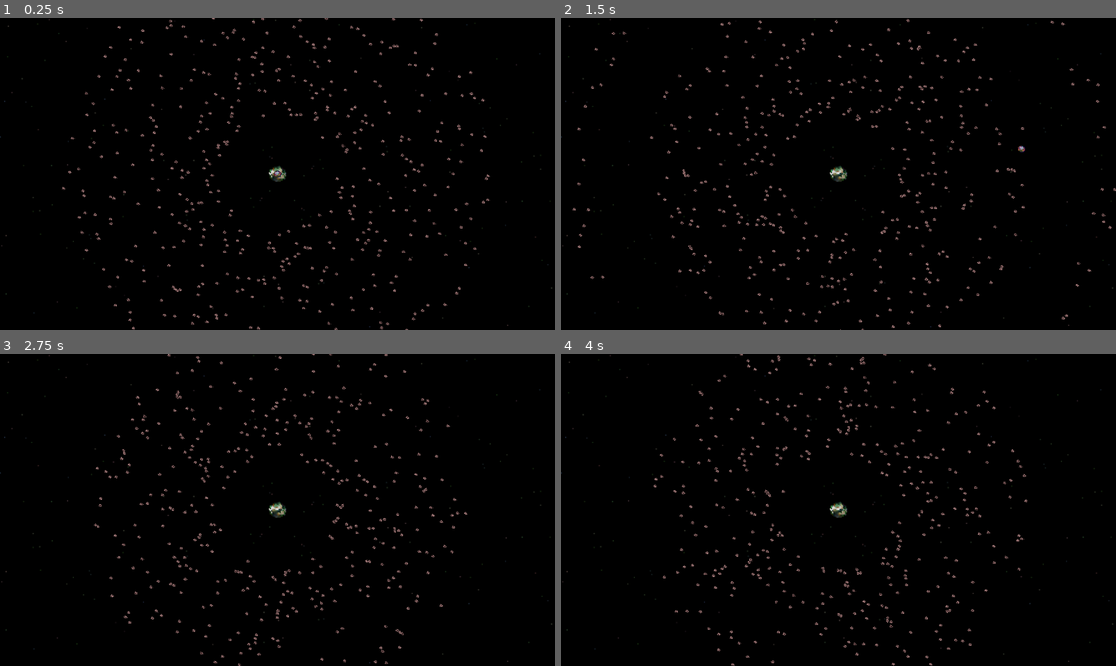
Above: before the commit, frames 1-4 (two rows, left to right).
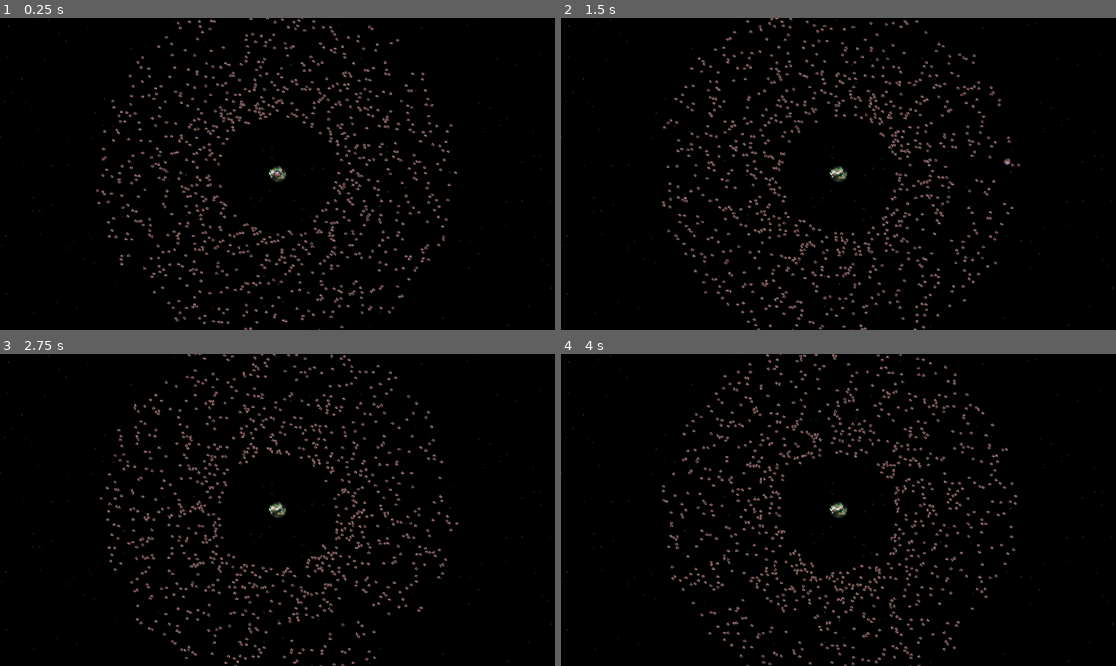
Above: after the commit, the same moments.

Repository: rkmoon/project-space-balls
Game: Godot game, scene res://Scenes/test_scene.tscn
Two runs of this game, one before a commit and one after it. Both use one fixed random seed, a clock stepped at 60 frames per second and the inputs below. The project has no main scene, so this scene is started directly.
Inputs (mouse positions are in pixels of both pictures, inside the frame that each line leads up to):
- Up to frame 1 (0.25 s): no input
- Up to frame 2 (1.5 s): move the mouse to (960, 158) at 0.52 s; press the mouse at (960, 158) at 0.53 s; move the mouse to (727, 189) at 1.27 s; release the mouse at (727, 189) at 1.28 s; click (727, 189) at 1.35 s
- Up to frame 3 (2.75 s): move the mouse to (333, 441) at 2.02 s; press the mouse at (333, 441) at 2.03 s
- Up to frame 4 (4 s): move the mouse to (810, 572) at 2.77 s; release the mouse at (810, 572) at 2.78 s; click (810, 572) at 2.85 s; move the mouse to (1005, 556) at 3.52 s; press the mouse at (1005, 556) at 3.53 s

The runs differ from the first frame. In frame 1, 6.0% of the frame differs, in the area x 11-89%, y 0-100%; in frame 2, 5.9%; in frame 3, 5.7%; in frame 4, 5.7%.
Error after the commit: Invalid access to property or key 'global_position' on a base object of type 'null instance'. (res://Scenes/Player/player_object.gd:78)

Commit message:
Restructured Project and added Area2D to player

Diff:
--- /dev/null
+++ b/Scenes/Gravity/gravity.tscn
@@ -0,0 +1,16 @@
+[gd_scene load_steps=2 format=3 uid="uid://q2gs7l2sk2ih"]
+
+[sub_resource type="CircleShape2D" id="CircleShape2D_n14np"]
+radius = 263.321
+
+[node name="Gravity" type="Area2D"]
+gravity_space_override = 2
+gravity_point = true
+gravity = 100.0
+linear_damp_space_override = 2
+linear_damp = 0.0
+angular_damp_space_override = 2
+angular_damp = 0.0
+
+[node name="CollisionShape2D" type="CollisionShape2D" parent="."]
+shape = SubResource("CircleShape2D_n14np")
--- a/Scenes/Objects/space_object.tscn
+++ b/Scenes/Objects/space_object.tscn
@@ -11,6 +11,9 @@
 radius = 2.0
 
 [node name="SpaceObject" type="RigidBody2D"]
+continuous_cd = 2
+contact_monitor = true
+max_contacts_reported = 10
 script = ExtResource("1_sajwa")
 
 [node name="Sprite2D" type="Sprite2D" parent="."]
--- a/planet.gd
+++ b/Scenes/Player/player_object.gd
@@ -10,11 +10,13 @@
 var has_fired: bool = false
 var trajectory_points: Array = []
 var target_scale = Vector2(1,1)
+var target_mass : float
 
 func _ready() -> void:
 	freeze = true
 	connect("body_entered", _on_body_entered)
 	target_scale = scale
+	target_mass = mass
 
 
 func _input(event: InputEvent) -> void:
@@ -50,6 +52,10 @@
 
 func _integrate_forces(state: PhysicsDirectBodyState2D) -> void:
 	scale = target_scale
+	if mass != target_mass:
+			print(linear_velocity)
+	#mass = target_mass
+
 
 func update_trajectory() -> void:
 	trajectory_points.clear()
@@ -109,10 +115,11 @@
 			absorb_object(body)
 
 
+
 func absorb_object(body: RigidBody2D) -> void:
 	var added_mass = body.mass
-	mass += body.mass
+	target_mass = body.mass + mass
 	var scale_factor = pow((added_mass/mass), 1./3.)
 	body.queue_free()
 	target_scale += Vector2(1,1)
-	print(body.name + ": absorbed. New Mass: " + str(mass) + " New Scale:" + str(target_scale))
+	#print(body.name + ": absorbed. New Mass: " + str(mass) + " New Scale:" + str(target_scale))
--- /dev/null
+++ b/Scenes/Player/player_object.tscn
@@ -0,0 +1,37 @@
+[gd_scene load_steps=6 format=3 uid="uid://b74s7svs8sht1"]
+
+[ext_resource type="Script" path="res://Scenes/Player/player_object.gd" id="1_6y3og"]
+[ext_resource type="Texture2D" uid="uid://6ov0oyw3tycb" path="res://Art/CustomArt/Planets/planets.png" id="2_xmgbw"]
+
+[sub_resource type="CircleShape2D" id="CircleShape2D_shfy3"]
+radius = 5.0
+
+[sub_resource type="AtlasTexture" id="AtlasTexture_d7fra"]
+atlas = ExtResource("2_xmgbw")
+region = Rect2(243, 33, 120, 108)
+
+[sub_resource type="CircleShape2D" id="CircleShape2D_vimak"]
+radius = 9.0
+
+[node name="OrbitingPlanet" type="RigidBody2D" node_paths=PackedStringArray("gravity_node")]
+position = Vector2(-195, 0)
+mass = 1.5
+continuous_cd = 2
+max_contacts_reported = 20
+script = ExtResource("1_6y3og")
+gravity_node = NodePath("")
+color_gradient = Array[Color]([Color(0.849497, 0.18215, 0.807406, 0.5), Color(0.63064, 0.269606, 0.980716, 0.5), Color(0.787546, 0.917811, 0, 1), Color(0, 0, 0.972549, 1), Color(0.636237, 0.380871, 0.790991, 1), Color(0.761895, 0.523715, 0.984957, 1)])
+
+[node name="CollisionShape2D" type="CollisionShape2D" parent="."]
+shape = SubResource("CircleShape2D_shfy3")
+
+[node name="Sprite2D" type="Sprite2D" parent="."]
+scale = Vector2(0.1, 0.1)
+texture = SubResource("AtlasTexture_d7fra")
+
+[node name="Area2D" type="Area2D" parent="."]
+
+[node name="CollisionShape2D" type="CollisionShape2D" parent="Area2D"]
+shape = SubResource("CircleShape2D_vimak")
+
+[connection signal="body_entered" from="Area2D" to="." method="_on_body_entered"]
--- a/Scenes/test_scene.tscn
+++ b/Scenes/test_scene.tscn
@@ -1,9 +1,10 @@
-[gd_scene load_steps=11 format=3 uid="uid://nn17hxc7bwxr"]
+[gd_scene load_steps=9 format=3 uid="uid://nn17hxc7bwxr"]
 
 [ext_resource type="Script" path="res://Scenes/test_scene.gd" id="1_1wq1n"]
-[ext_resource type="Script" path="res://planet.gd" id="2_n62oi"]
 [ext_resource type="Texture2D" uid="uid://6ov0oyw3tycb" path="res://Art/CustomArt/Planets/planets.png" id="3_dt3ex"]
+[ext_resource type="PackedScene" uid="uid://q2gs7l2sk2ih" path="res://Scenes/Gravity/gravity.tscn" id="4_npblm"]
 [ext_resource type="Texture2D" uid="uid://demsi5f1vpu8u" path="res://Art/FreeArt/Backgrounds/spr_stars01.png" id="4_x23fc"]
+[ext_resource type="PackedScene" uid="uid://b74s7svs8sht1" path="res://Scenes/Player/player_object.tscn" id="5_fykwb"]
 [ext_resource type="PackedScene" uid="uid://cwy5oet4toqwy" path="res://Scenes/Objects/space_object.tscn" id="6_c2i12"]
 
 [sub_resource type="CircleShape2D" id="CircleShape2D_sp4ea"]
@@ -13,26 +14,18 @@
 atlas = ExtResource("3_dt3ex")
 region = Rect2(632, 38, 110, 97)
 
-[sub_resource type="CircleShape2D" id="CircleShape2D_n14np"]
-radius = 263.321
-
-[sub_resource type="CircleShape2D" id="CircleShape2D_shfy3"]
-radius = 5.0
-
-[sub_resource type="AtlasTexture" id="AtlasTexture_d7fra"]
-atlas = ExtResource("3_dt3ex")
-region = Rect2(243, 33, 120, 108)
-
 [node name="Node2D" type="Node2D"]
 script = ExtResource("1_1wq1n")
 orbital_object_scene = ExtResource("6_c2i12")
 orbit_radius_min = 80.0
-number_of_orbits = 500
+orbit_radius_max = 250.0
+number_of_orbits = 1000
 
 [node name="Camera2D" type="Camera2D" parent="."]
 zoom = Vector2(1.5, 1.5)
 
 [node name="MiddlePlanet" type="RigidBody2D" parent="."]
+mass = 50.0
 gravity_scale = 0.0
 freeze = true
 
@@ -43,36 +36,9 @@
 scale = Vector2(0.25, 0.25)
 texture = SubResource("AtlasTexture_rejn7")
 
-[node name="Gravity" type="Area2D" parent="MiddlePlanet"]
-gravity_space_override = 2
-gravity_point = true
-gravity = 100.0
-linear_damp_space_override = 2
-linear_damp = 0.0
-angular_damp_space_override = 2
-angular_damp = 0.0
+[node name="Gravity" parent="MiddlePlanet" instance=ExtResource("4_npblm")]
 
-[node name="CollisionShape2D" type="CollisionShape2D" parent="MiddlePlanet/Gravity"]
-shape = SubResource("CircleShape2D_n14np")
-
-[node name="OrbitingPlanet" type="RigidBody2D" parent="." node_paths=PackedStringArray("gravity_node")]
-position = Vector2(-195, 0)
-mass = 2.202
-continuous_cd = 1
-contact_monitor = true
-max_contacts_reported = 10
-script = ExtResource("2_n62oi")
-gravity_node = NodePath("../MiddlePlanet/Gravity")
-color_gradient = Array[Color]([Color(0.849497, 0.18215, 0.807406, 0.5), Color(0.63064, 0.269606, 0.980716, 0.5), Color(0.787546, 0.917811, 0, 1), Color(0, 0, 0.972549, 1), Color(0.636237, 0.380871, 0.790991, 1), Color(0.761895, 0.523715, 0.984957, 1)])
-prediction_time = null
-step = null
-
-[node name="CollisionShape2D" type="CollisionShape2D" parent="OrbitingPlanet"]
-shape = SubResource("CircleShape2D_shfy3")
-
-[node name="Sprite2D" type="Sprite2D" parent="OrbitingPlanet"]
-scale = Vector2(0.1, 0.1)
-texture = SubResource("AtlasTexture_d7fra")
+[node name="player_object" parent="." instance=ExtResource("5_fykwb")]
 
 [node name="Background" type="Sprite2D" parent="."]
 texture = ExtResource("4_x23fc")
